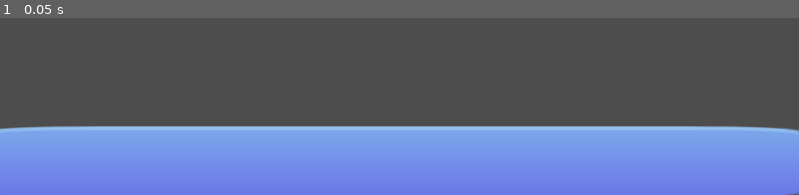
Above: before the commit, frame 1.
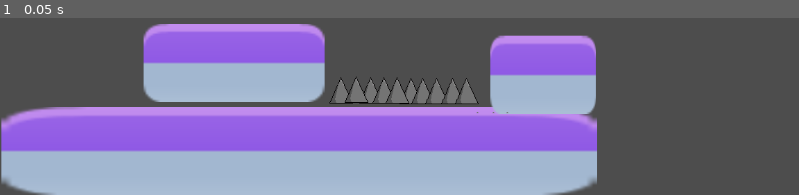
Above: after the commit, the same moment.

Repository: Boris14/PlovdivGameJam2025
Game: Godot game, scene res://Scenes/Level1.tscn
Same seed, same stepped clock (60 frames per second), same inputs: the game is played once before the commit and once after it. This scene is started directly instead of the project's main scene.
Inputs:
- Up to frame 1 (0.05 s): no input

The runs differ from the first frame. In frame 1, 64% of the frame differs, in the area x 0-100%, y 3-100%.

Commit message:
Level 1,2 and spikes

Diff:
--- a/Scenes/Level1.tscn
+++ b/Scenes/Level1.tscn
@@ -1,17 +1,116 @@
 [gd_scene load_steps=3 format=3 uid="uid://cojdrgphujy8m"]
 
-[ext_resource type="Texture2D" uid="uid://cgak4jm13qcp4" path="res://Assets/blue_body_square.png" id="1_opwe0"]
+[ext_resource type="Texture2D" uid="uid://hqcdv6hmltf4" path="res://Assets/Spikes.png" id="2_dtrac"]
+[ext_resource type="Texture2D" uid="uid://f1rqj7sfpph2" path="res://Assets/tile_half.png" id="2_t8x2y"]
 
-[sub_resource type="RectangleShape2D" id="RectangleShape2D_egexp"]
-size = Vector2(1179, 95)
+[node name="Node2D" type="Node2D"]
 
-[node name="StaticBody2D" type="StaticBody2D"]
-position = Vector2(572, 604)
+[node name="PlayerStart" type="Marker2D" parent="."]
+unique_name_in_owner = true
+position = Vector2(63, 497)
 
-[node name="CollisionShape2D" type="CollisionShape2D" parent="."]
-shape = SubResource("RectangleShape2D_egexp")
+[node name="StaticBody2D2" type="StaticBody2D" parent="."]
 
-[node name="Sprite2D" type="Sprite2D" parent="."]
-position = Vector2(-4.99997, -3.5)
-scale = Vector2(15, 1.2875)
-texture = ExtResource("1_opwe0")
+[node name="CollisionPolygon2D" type="CollisionPolygon2D" parent="StaticBody2D2"]
+polygon = PackedVector2Array(0, 522, 197, 514, 211, 400, 462, 396, 476, 514, 690, 520, 711, 416, 859, 418, 867, 647, 2, 648)
+
+[node name="Sprite2D" type="Sprite2D" parent="StaticBody2D2"]
+position = Vector2(431.5, 584.5)
+scale = Vector2(10.7375, 3.175)
+texture = ExtResource("2_t8x2y")
+
+[node name="Sprite2D2" type="Sprite2D" parent="StaticBody2D2"]
+position = Vector2(337.5, 457.5)
+scale = Vector2(3.2625, 2.825)
+texture = ExtResource("2_t8x2y")
+
+[node name="Sprite2D3" type="Sprite2D" parent="StaticBody2D2"]
+position = Vector2(783.25, 475)
+scale = Vector2(1.90625, 2.825)
+texture = ExtResource("2_t8x2y")
+
+[node name="SpikeTrap" type="Sprite2D" parent="."]
+unique_name_in_owner = true
+position = Vector2(492, 497)
+scale = Vector2(0.101676, 0.0619817)
+texture = ExtResource("2_dtrac")
+
+[node name="Daco4329838" type="Sprite2D" parent="SpikeTrap"]
+unique_name_in_owner = true
+position = Vector2(796.648, 0)
+scale = Vector2(1, 1)
+texture = ExtResource("2_dtrac")
+
+[node name="Daco4329839" type="Sprite2D" parent="SpikeTrap"]
+unique_name_in_owner = true
+position = Vector2(422.912, 0)
+scale = Vector2(1, 1)
+texture = ExtResource("2_dtrac")
+
+[node name="Daco4329840" type="Sprite2D" parent="SpikeTrap"]
+unique_name_in_owner = true
+position = Vector2(609.78, 0)
+scale = Vector2(1, 1)
+texture = ExtResource("2_dtrac")
+
+[node name="Daco4329841" type="Sprite2D" parent="SpikeTrap"]
+unique_name_in_owner = true
+scale = Vector2(1, 1)
+texture = ExtResource("2_dtrac")
+
+[node name="Daco4329842" type="Sprite2D" parent="SpikeTrap"]
+unique_name_in_owner = true
+position = Vector2(216.373, -16.1338)
+scale = Vector2(1, 1)
+texture = ExtResource("2_dtrac")
+
+[node name="Daco4329843" type="Sprite2D" parent="SpikeTrap"]
+unique_name_in_owner = true
+position = Vector2(993.351, 16.1338)
+scale = Vector2(1, 1)
+texture = ExtResource("2_dtrac")
+
+[node name="Daco4329844" type="Sprite2D" parent="SpikeTrap"]
+unique_name_in_owner = true
+position = Vector2(1160.55, 16.1338)
+scale = Vector2(1, 1)
+texture = ExtResource("2_dtrac")
+
+[node name="Daco4329845" type="Sprite2D" parent="SpikeTrap"]
+unique_name_in_owner = true
+position = Vector2(796.648, 0)
+scale = Vector2(1, 1)
+texture = ExtResource("2_dtrac")
+
+[node name="Daco4329846" type="Sprite2D" parent="SpikeTrap"]
+unique_name_in_owner = true
+position = Vector2(1357.25, 16.1338)
+scale = Vector2(1, 1)
+texture = ExtResource("2_dtrac")
+
+[node name="Daco4329838" type="Sprite2D" parent="SpikeTrap/Daco4329846"]
+position = Vector2(573, 497)
+scale = Vector2(0.101676, 0.0619817)
+texture = ExtResource("2_dtrac")
+
+[node name="Daco4329847" type="Sprite2D" parent="SpikeTrap"]
+unique_name_in_owner = true
+position = Vector2(1583.46, 16.1338)
+scale = Vector2(1, 1)
+texture = ExtResource("2_dtrac")
+
+[node name="Daco4329838" type="Sprite2D" parent="SpikeTrap/Daco4329847"]
+position = Vector2(573, 497)
+scale = Vector2(0.101676, 0.0619817)
+texture = ExtResource("2_dtrac")
+
+[node name="Daco4329848" type="Sprite2D" parent="SpikeTrap"]
+unique_name_in_owner = true
+position = Vector2(1780.17, 16.1338)
+scale = Vector2(1, 1)
+texture = ExtResource("2_dtrac")
+
+[node name="Daco4329838" type="Sprite2D" parent="SpikeTrap/Daco4329848"]
+position = Vector2(573, 497)
+scale = Vector2(0.101676, 0.0619817)
+texture = ExtResource("2_dtrac")
--- a/Scenes/Level2.tscn
+++ b/Scenes/Level2.tscn
@@ -1,3 +1,144 @@
-[gd_scene format=3 uid="uid://cobjoyw2p8741"]
+[gd_scene load_steps=4 format=3 uid="uid://cobjoyw2p8741"]
+
+[ext_resource type="Texture2D" uid="uid://f1rqj7sfpph2" path="res://Assets/tile_half.png" id="1_o5n7t"]
+[ext_resource type="Texture2D" uid="uid://hqcdv6hmltf4" path="res://Assets/Spikes.png" id="2_f8lyc"]
+[ext_resource type="Texture2D" uid="uid://twt64eqf2gft" path="res://Assets/crate.png" id="3_gxw5p"]
 
 [node name="Level2" type="Node2D"]
+
+[node name="PlayerStart" type="Marker2D" parent="."]
+unique_name_in_owner = true
+position = Vector2(63, 497)
+
+[node name="StaticBody2D2" type="StaticBody2D" parent="."]
+
+[node name="CollisionPolygon2D" type="CollisionPolygon2D" parent="StaticBody2D2"]
+position = Vector2(0, -18.7172)
+scale = Vector2(1, 1.02669)
+polygon = PackedVector2Array(2, 568, 202, 559, 367, 463.352, 582, 466.274, 587, 551.987, 809, 557.831, 811, 476, 860, 476, 867, 647, 2, 648)
+
+[node name="Sprite2D" type="Sprite2D" parent="StaticBody2D2"]
+position = Vector2(431.5, 607.5)
+scale = Vector2(10.7375, 2.025)
+texture = ExtResource("1_o5n7t")
+
+[node name="Spikes" type="Sprite2D" parent="StaticBody2D2/Sprite2D"]
+position = Vector2(-5.91385, -50.1235)
+scale = Vector2(0.095134, 0.0829189)
+texture = ExtResource("2_f8lyc")
+
+[node name="Sprite2D2" type="Sprite2D" parent="StaticBody2D2"]
+position = Vector2(468.656, 508)
+scale = Vector2(3.00859, 2.5375)
+texture = ExtResource("1_o5n7t")
+
+[node name="Crate" type="Sprite2D" parent="StaticBody2D2"]
+position = Vector2(509.875, 403.438)
+scale = Vector2(0.372222, 0.501667)
+texture = ExtResource("3_gxw5p")
+
+[node name="Sprite2D2" type="Sprite2D" parent="."]
+position = Vector2(835.188, 516)
+scale = Vector2(0.629687, 2.5375)
+texture = ExtResource("1_o5n7t")
+
+[node name="Sprite2D2" type="Sprite2D" parent="Sprite2D2"]
+position = Vector2(835.188, 516)
+scale = Vector2(0.629687, 2.5375)
+texture = ExtResource("1_o5n7t")
+
+[node name="Sprite2D3" type="Sprite2D" parent="."]
+position = Vector2(697, 559)
+scale = Vector2(2.975, 0.474999)
+texture = ExtResource("1_o5n7t")
+
+[node name="Sprite2D2" type="Sprite2D" parent="Sprite2D3"]
+position = Vector2(835.188, 516)
+scale = Vector2(0.629687, 2.5375)
+texture = ExtResource("1_o5n7t")
+
+[node name="SpikeTrap" type="Sprite2D" parent="."]
+unique_name_in_owner = true
+position = Vector2(599, 537)
+scale = Vector2(0.107872, 0.0431177)
+texture = ExtResource("2_f8lyc")
+
+[node name="Daco4329838" type="Sprite2D" parent="SpikeTrap"]
+unique_name_in_owner = true
+position = Vector2(796.648, 0)
+scale = Vector2(1, 1)
+texture = ExtResource("2_f8lyc")
+
+[node name="Daco4329839" type="Sprite2D" parent="SpikeTrap"]
+unique_name_in_owner = true
+position = Vector2(422.912, 0)
+scale = Vector2(1, 1)
+texture = ExtResource("2_f8lyc")
+
+[node name="Daco4329840" type="Sprite2D" parent="SpikeTrap"]
+unique_name_in_owner = true
+position = Vector2(609.78, 0)
+scale = Vector2(1, 1)
+texture = ExtResource("2_f8lyc")
+
+[node name="Daco4329841" type="Sprite2D" parent="SpikeTrap"]
+unique_name_in_owner = true
+scale = Vector2(1, 1)
+texture = ExtResource("2_f8lyc")
+
+[node name="Daco4329842" type="Sprite2D" parent="SpikeTrap"]
+unique_name_in_owner = true
+position = Vector2(216.373, -16.1338)
+scale = Vector2(1, 1)
+texture = ExtResource("2_f8lyc")
+
+[node name="Daco4329843" type="Sprite2D" parent="SpikeTrap"]
+unique_name_in_owner = true
+position = Vector2(993.351, 16.1338)
+scale = Vector2(1, 1)
+texture = ExtResource("2_f8lyc")
+
+[node name="Daco4329844" type="Sprite2D" parent="SpikeTrap"]
+unique_name_in_owner = true
+position = Vector2(1160.55, 16.1338)
+scale = Vector2(1, 1)
+texture = ExtResource("2_f8lyc")
+
+[node name="Daco4329845" type="Sprite2D" parent="SpikeTrap"]
+unique_name_in_owner = true
+position = Vector2(796.648, 0)
+scale = Vector2(1, 1)
+texture = ExtResource("2_f8lyc")
+
+[node name="Daco4329846" type="Sprite2D" parent="SpikeTrap"]
+unique_name_in_owner = true
+position = Vector2(1357.25, 16.1338)
+scale = Vector2(1, 1)
+texture = ExtResource("2_f8lyc")
+
+[node name="Daco4329838" type="Sprite2D" parent="SpikeTrap/Daco4329846"]
+position = Vector2(573, 497)
+scale = Vector2(0.101676, 0.0619817)
+texture = ExtResource("2_f8lyc")
+
+[node name="Daco4329847" type="Sprite2D" parent="SpikeTrap"]
+unique_name_in_owner = true
+position = Vector2(1583.46, 16.1338)
+scale = Vector2(1, 1)
+texture = ExtResource("2_f8lyc")
+
+[node name="Daco4329838" type="Sprite2D" parent="SpikeTrap/Daco4329847"]
+position = Vector2(573, 497)
+scale = Vector2(0.101676, 0.0619817)
+texture = ExtResource("2_f8lyc")
+
+[node name="Daco4329848" type="Sprite2D" parent="SpikeTrap"]
+unique_name_in_owner = true
+position = Vector2(1780.17, 16.1338)
+scale = Vector2(1, 1)
+texture = ExtResource("2_f8lyc")
+
+[node name="Daco4329838" type="Sprite2D" parent="SpikeTrap/Daco4329848"]
+position = Vector2(573, 497)
+scale = Vector2(0.101676, 0.0619817)
+texture = ExtResource("2_f8lyc")
--- a/Scenes/Main.tscn
+++ b/Scenes/Main.tscn
@@ -15,7 +15,6 @@
 position = Vector2(63, 497)
 
 [node name="StaticBody2D2" type="StaticBody2D" parent="."]
-collision_layer = 2
 
 [node name="CollisionPolygon2D" type="CollisionPolygon2D" parent="StaticBody2D2"]
 polygon = PackedVector2Array(0, 522, 197, 514, 211, 400, 462, 396, 476, 514, 690, 520, 711, 416, 859, 418, 867, 647, 2, 648)
Binary file added: Assets/Spikes.png
Not shown, added: Assets/Spikes.png.import
Binary file added: Assets/crate.png
Not shown, added: Assets/crate.png.import
